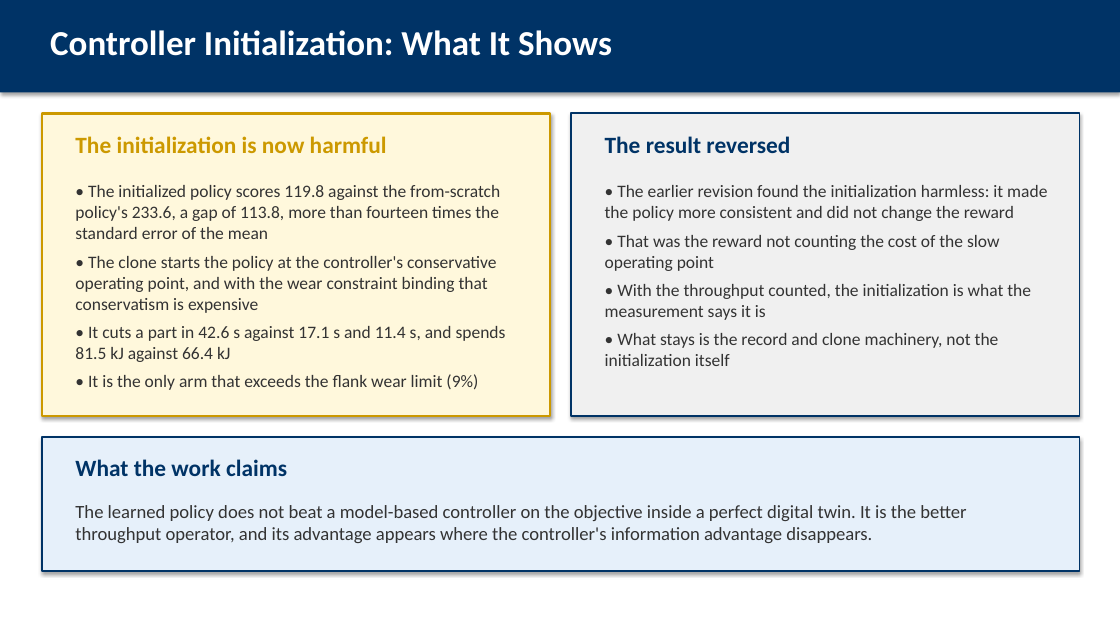
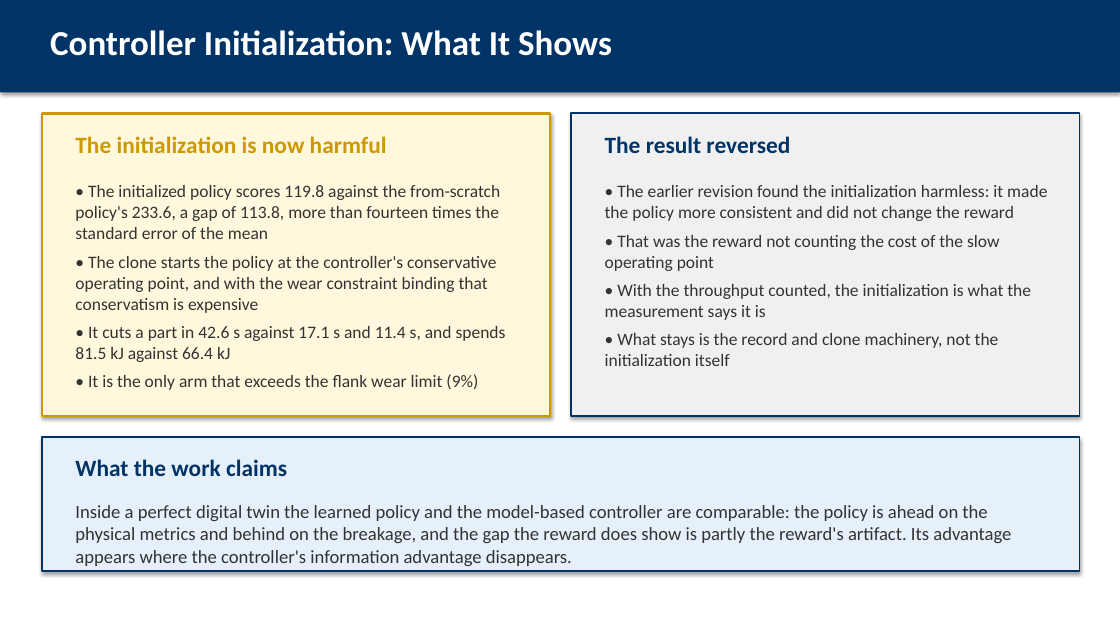
Before and after one commit to AbhinandIITM/AI-in-Mfg, a slide deck: slide 18 of report/presentation.pptx (slide 17 before the commit). Drawn at 1120x630 pixels with LibreOffice and Linux fonts; fonts in the diff are those of the drawing. Boxes give left, top, right and bottom in pixels: in the first picture for what was removed or moved away, otherwise in the second. Text is boxed around its words. In the diff, an @@ line names an element or a change of style, - is before the commit and + after.

Commit message:
docs: the reward sensitivity in the report, the deck and the slides
The report gains a section on the accounting of a rate, the sensitivity table
next to the robustness table, and the rewritten reading of the ideal case:
the two methods are comparable, the learned policy is ahead on the physical
metrics and behind on the tool breakage, and the measured gap is partly the
reward's artifact.

The deck gains two frames and the PowerPoint file a slide. The report is 36
pages, the deck 31 frames, the PowerPoint file 26 slides.

```diff
--- a/report/presentation.pptx
+++ b/report/presentation.pptx
@@ text at (75, 505, 1011, 566): text changed @@
-The learned policy does not beat a model-based controller on the objective inside a perfect digital twin. It is the better throughput operator, and its advantage appears where the controller's information advantage disappears.
+Inside a perfect digital twin the learned policy and the model-based controller are comparable: the policy is ahead on the physical metrics and behind on the breakage, and the gap the reward does show is partly the reward's artifact. Its advantage appears where the controller's information advantage disappears.
```
Also in this commit, not shown: 7 other slides changed, 1 slide added, 5 other files.
